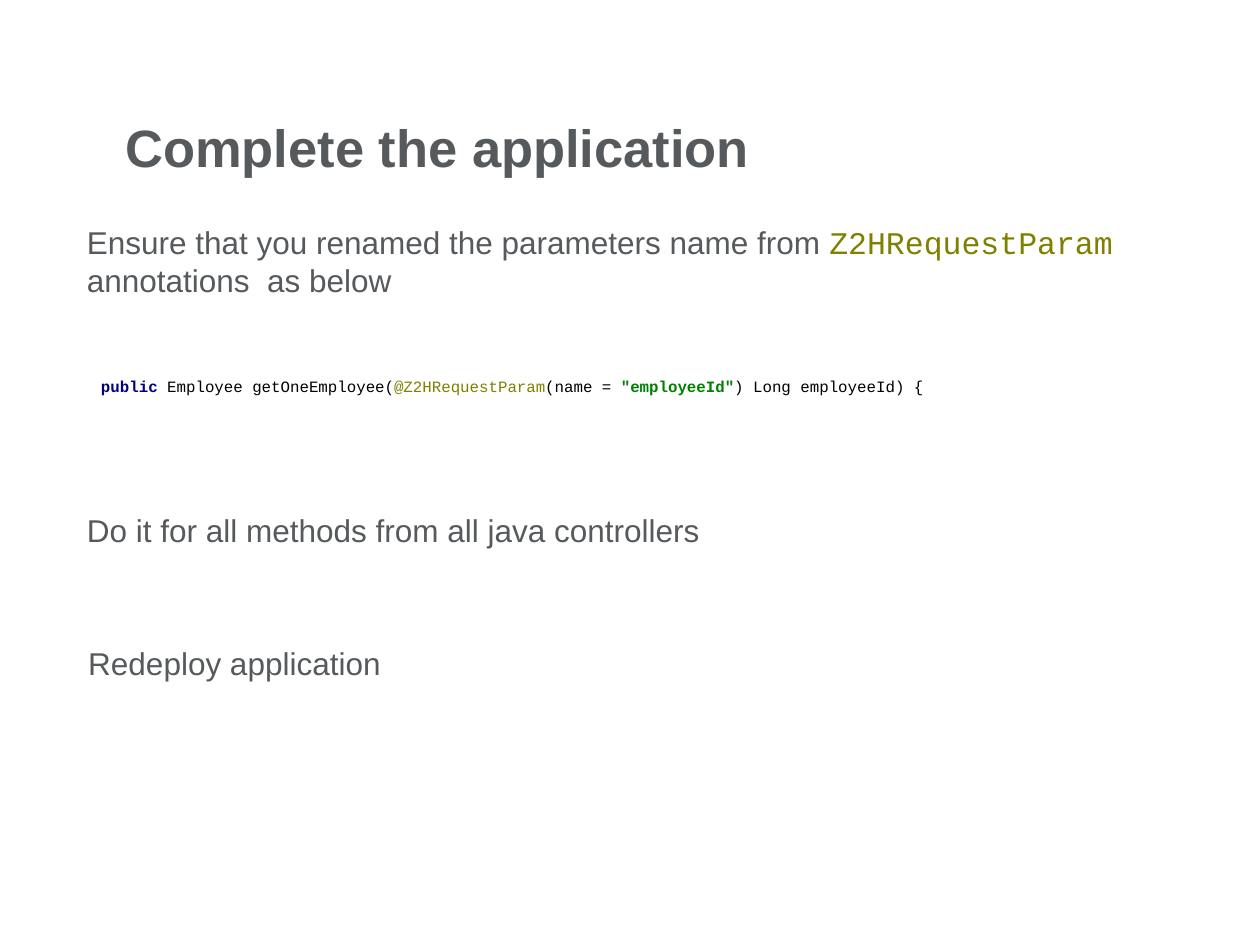
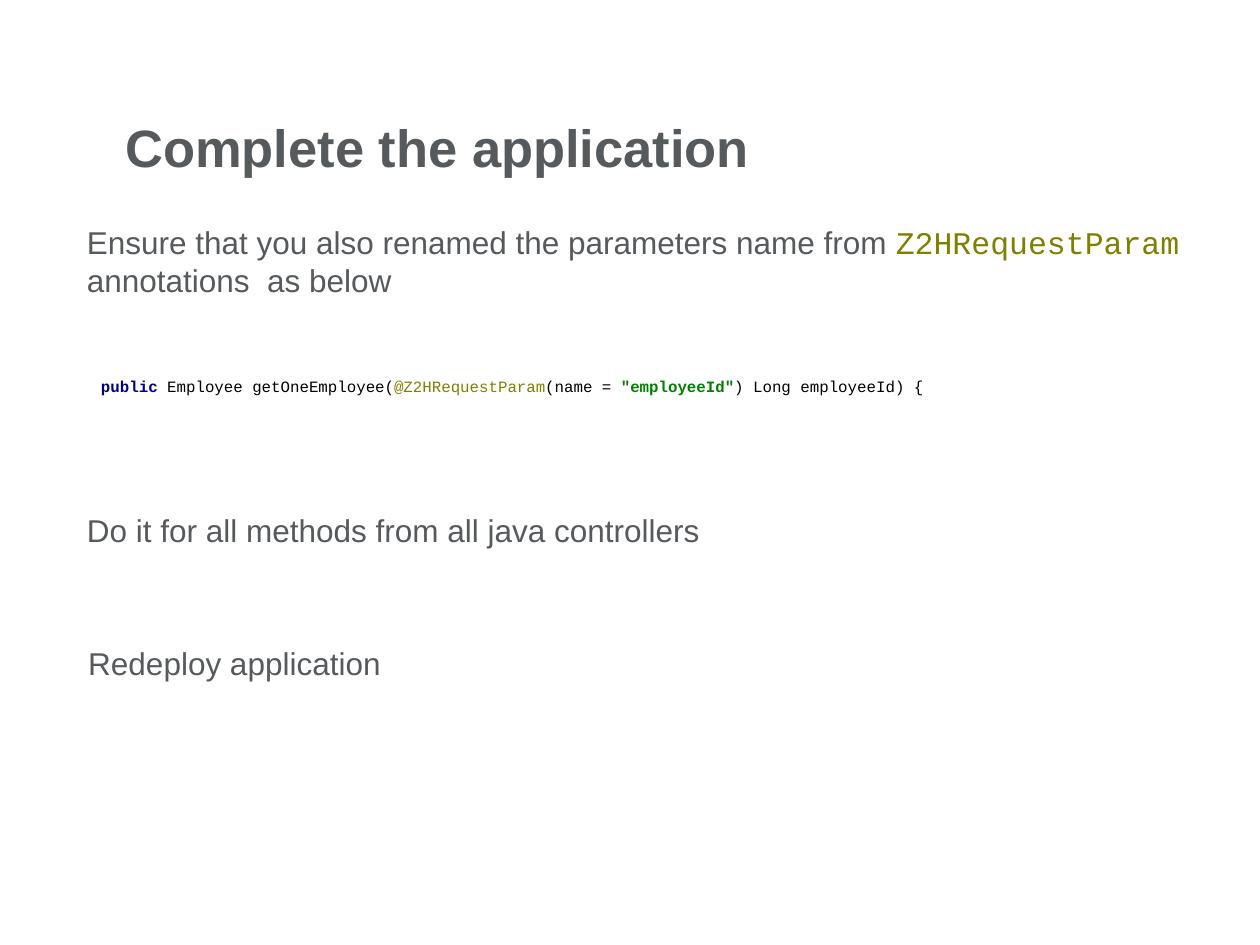
Before and after one commit to vasiliuvictor/FrontendApp, a slide deck: slide 12 of HRAPP - Putting all together - Final.pptx. Drawn at 1260x945 pixels with LibreOffice and Linux fonts; fonts in the diff are those of the drawing; background and template pictures are left out. Boxes give left, top, right and bottom in pixels: in the first picture for what was removed or moved away, otherwise in the second. Text is boxed around its words. In the diff, an @@ line names an element or a change of style, - is before the commit and + after.

```diff
--- a/HRAPP - Putting all together - Final.pptx
+++ b/HRAPP - Putting all together - Final.pptx
@@ text at <box>87,231,1180,293</box>: text changed @@
-Ensure that you renamed the parameters name from Z2HRequestParam annotations as below
+Ensure that you also renamed the parameters name from Z2HRequestParam annotations as below
```
Also in this commit, not shown: 4 other slides changed.
